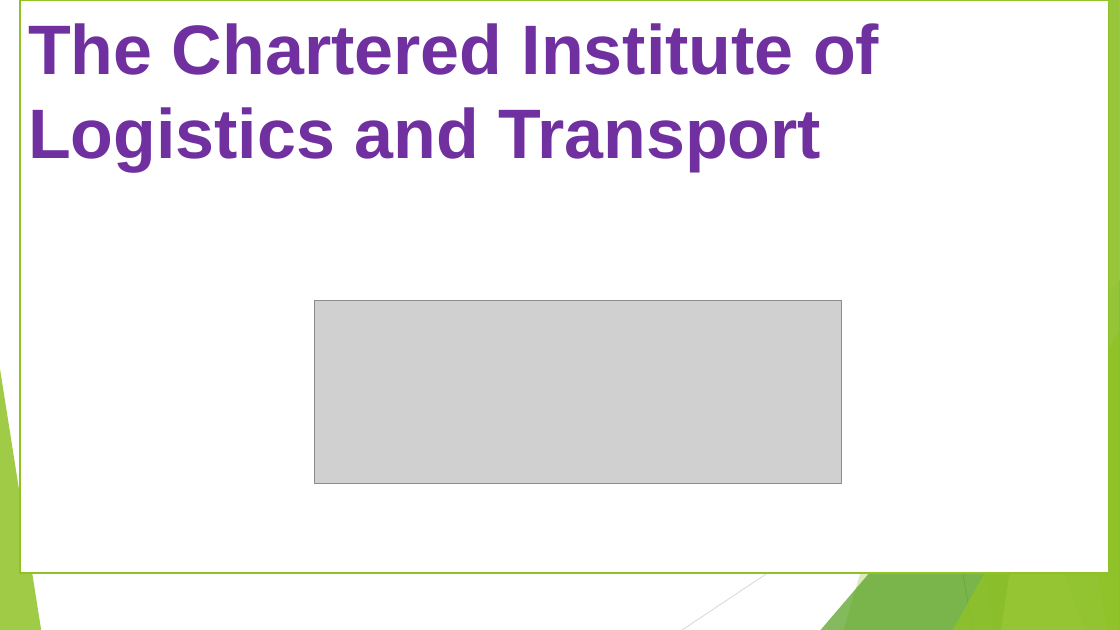
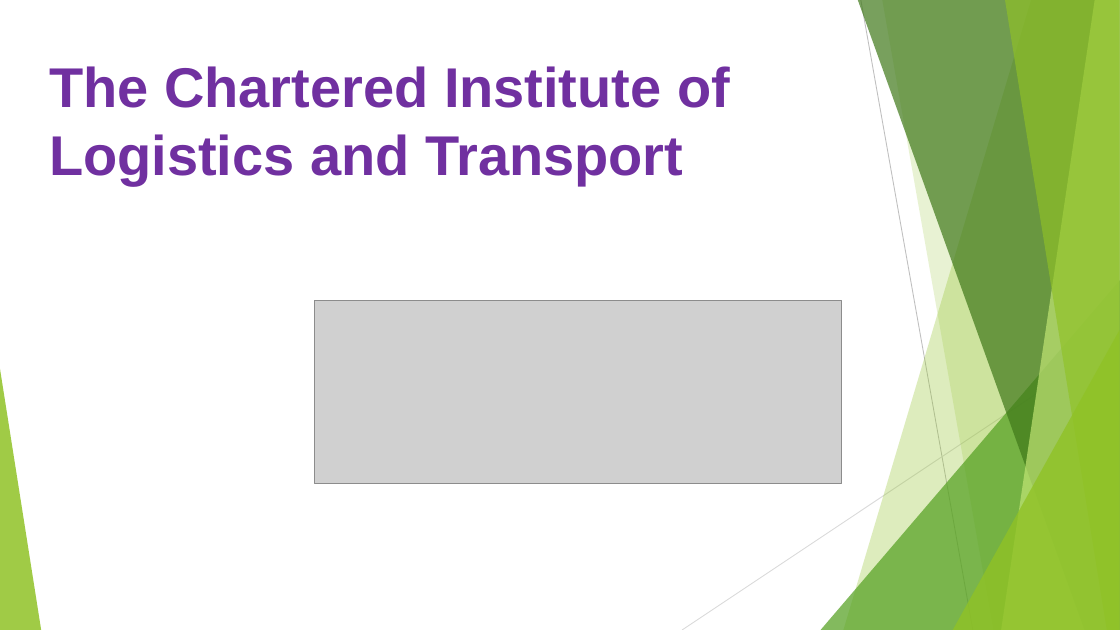
Before and after one commit to Nkululeko353/MyDatasets, a slide deck: slide 1 of The Chartered Institute of Logistics and Transport.pptx. Drawn at 1120x630 pixels with LibreOffice and Linux fonts; fonts in the diff are those of the drawing; grey boxes stand for pictures. Boxes give left, top, right and bottom in pixels: in the first picture for what was removed or moved away, otherwise in the second. Text is boxed around its words. In the diff, an @@ line names an element or a change of style, - is before the commit and + after.

```diff
--- a/The Chartered Institute of Logistics and Transport.pptx
+++ b/The Chartered Institute of Logistics and Transport.pptx
@@ title "The Chartered Institute of Logistics ...": place and size @@
-title "The Chartered Institute of Logistics ..." at (20,0,1109,573)
+title "The Chartered Institute of Logistics ..." at (41,48,842,484)
@@ title "The Chartered Institute of Logistics ..." at (41,48,842,484): size 60 to 48 pt; outline #90C226 1.5 pt to #FFFFFF 1.5 pt @@
```
Also in this commit, not shown: 7 other slides changed, 2 slides added, 1 other file.
